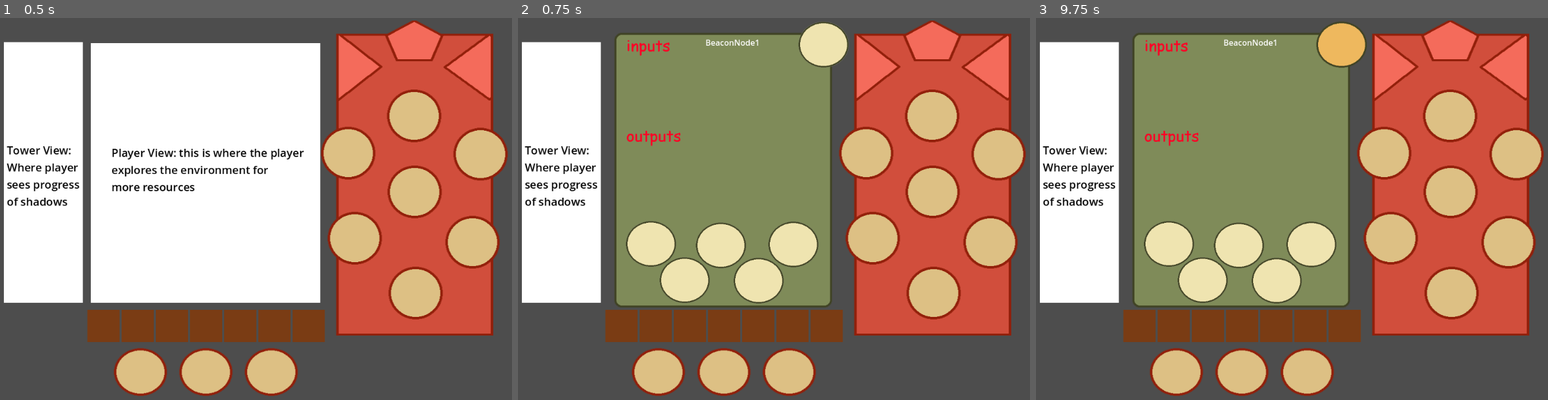
Above: before the commit, frames 1-3 (left to right).
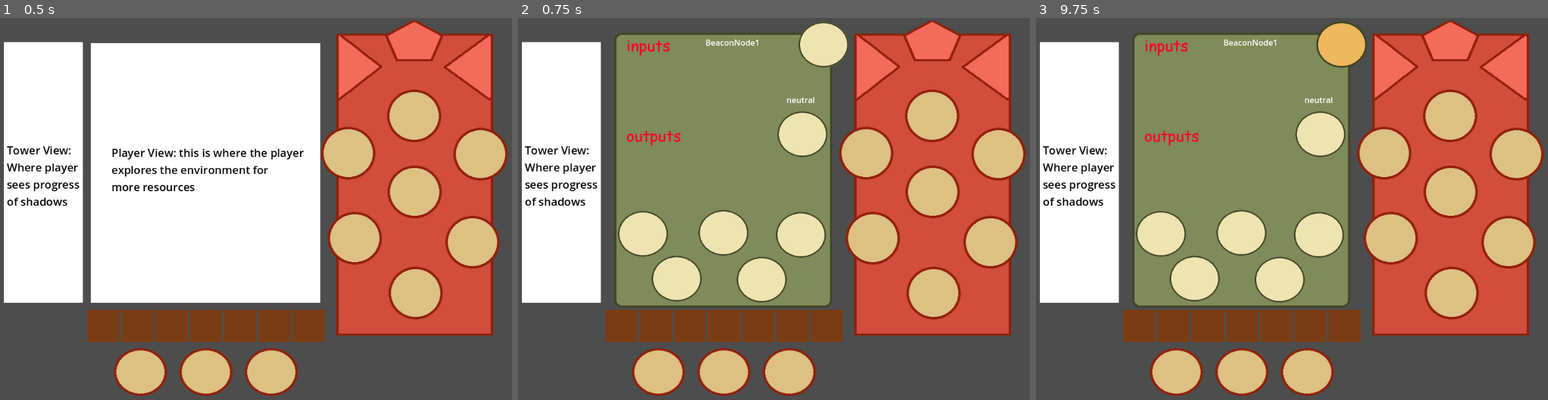
Above: after the commit, the same moments.

Repository: mccajd/Quintessential
Game: Godot game, scene res://Levels/beacon_puzzle_main.tscn
Two runs of this game, one before a commit and one after it. Both use one fixed random seed, a clock stepped at 60 frames per second and the inputs below.
Inputs (mouse positions are in pixels of both pictures, inside the frame that each line leads up to):
- Up to frame 1 (0.5 s): no input
- Up to frame 2 (0.75 s): tap Enter at 0.5 s; move the mouse to (932, 293) at 0.52 s; press the mouse at (932, 293) at 0.53 s
- Up to frame 3 (9.75 s): tap Space at 1.25, 2.75, 4.25 s; move the mouse to (1389, 235) at 1.27 s; release the mouse at (1389, 235) at 1.28 s; click (1389, 235) at 1.35 s; tap Enter at 2, 3.5 s; move the mouse to (1507, 239) at 2.02 s; press the mouse at (1507, 239) at 2.03 s; move the mouse to (1450, 189) at 2.77 s; release the mouse at (1450, 189) at 2.78 s; click (1450, 189) at 2.85 s; move the mouse to (1384, 151) at 3.52 s; press the mouse at (1384, 151) at 3.53 s; move the mouse to (1517, 151) at 4.27 s; release the mouse at (1517, 151) at 4.28 s; click (1517, 151) at 4.35 s; move the mouse to (1450, 113) at 5.02 s; press the mouse at (1450, 113) at 5.03 s; move the mouse to (1343, 44) at 5.77 s; release the mouse at (1343, 44) at 5.78 s; click (1343, 44) at 5.85 s; move the mouse to (1404, 193) at 6.52 s; press the mouse at (1404, 193) at 6.53 s; move the mouse to (1189, 231) at 7.27 s; release the mouse at (1189, 231) at 7.28 s; click (1189, 231) at 7.35 s; move the mouse to (1343, 124) at 8.02 s; press the mouse at (1343, 124) at 8.03 s; move the mouse to (1266, 289) at 8.77 s; release the mouse at (1266, 289) at 8.78 s; click (1266, 289) at 8.85 s; move the mouse to (1445, 270) at 9.52 s; press the mouse at (1445, 270) at 9.53 s

Frame 1 is identical in both runs. In frame 2, 3.8% of the frame differs, in the area x 19-61%, y 20-75%; in frame 3, 3.8%.

Commit message:
Add selected transformation based on current node

Diff:
--- a/Levels/beacon_puzzle_main.tscn
+++ b/Levels/beacon_puzzle_main.tscn
@@ -172,29 +172,43 @@
 offset_bottom = 48.0
 text = "none selected"
 
+[node name="SelectedTransformationLabel" type="Label" parent="MockUI/BeaconNodeView/BeaconNodeMenu"]
+offset_left = 331.0
+offset_top = 135.0
+offset_right = 439.0
+offset_bottom = 158.0
+text = "neutral
+"
+horizontal_alignment = 1
+vertical_alignment = 1
+
 [node name="ShowNodeMenuButton" parent="MockUI/BeaconNodeView/BeaconNodeMenu" instance=ExtResource("2_svd78")]
 position = Vector2(374, -18)
 script = SubResource("GDScript_vcol3")
 
 [node name="SolutionButton" parent="MockUI/BeaconNodeView/BeaconNodeMenu" instance=ExtResource("2_svd78")]
-position = Vector2(31, 378)
+position = Vector2(15, 358)
 transformation_type = "solution"
 
 [node name="DissolutionButton" parent="MockUI/BeaconNodeView/BeaconNodeMenu" instance=ExtResource("2_svd78")]
-position = Vector2(98, 450)
+position = Vector2(82, 447)
 transformation_type = "dissolution"
 
 [node name="AscensionButton" parent="MockUI/BeaconNodeView/BeaconNodeMenu" instance=ExtResource("2_svd78")]
-position = Vector2(170, 381)
+position = Vector2(175, 356)
 transformation_type = "ascension"
 
 [node name="SublimationButton" parent="MockUI/BeaconNodeView/BeaconNodeMenu" instance=ExtResource("2_svd78")]
-position = Vector2(245, 451)
+position = Vector2(251, 449)
 transformation_type = "sublimation"
 
 [node name="DistillationButton" parent="MockUI/BeaconNodeView/BeaconNodeMenu" instance=ExtResource("2_svd78")]
-position = Vector2(314, 379)
+position = Vector2(329, 360)
 transformation_type = "distillation"
+
+[node name="ClearButton" parent="MockUI/BeaconNodeView/BeaconNodeMenu" instance=ExtResource("2_svd78")]
+position = Vector2(332, 160)
+transformation_type = "neutral"
 
 [node name="TowerExteriorView" type="Node" parent="MockUI"]
 
@@ -225,3 +239,9 @@
 [connection signal="selected" from="BeaconTower/BeaconNode6" to="BeaconTower" method="_on_node_selected"]
 [connection signal="selected" from="BeaconTower/BeaconNode7" to="BeaconTower" method="_on_node_selected"]
 [connection signal="clicked" from="MockUI/BeaconNodeView/BeaconNodeMenu/ShowNodeMenuButton" to="MockUI/BeaconNodeView/BeaconNodeMenu/ShowNodeMenuButton" method="_on_clicked"]
+[connection signal="clicked" from="MockUI/BeaconNodeView/BeaconNodeMenu/SolutionButton" to="MockUI/BeaconNodeView/BeaconNodeMenu" method="_on_transformation_type_selected"]
+[connection signal="clicked" from="MockUI/BeaconNodeView/BeaconNodeMenu/DissolutionButton" to="MockUI/BeaconNodeView/BeaconNodeMenu" method="_on_transformation_type_selected"]
+[connection signal="clicked" from="MockUI/BeaconNodeView/BeaconNodeMenu/AscensionButton" to="MockUI/BeaconNodeView/BeaconNodeMenu" method="_on_transformation_type_selected"]
+[connection signal="clicked" from="MockUI/BeaconNodeView/BeaconNodeMenu/SublimationButton" to="MockUI/BeaconNodeView/BeaconNodeMenu" method="_on_transformation_type_selected"]
+[connection signal="clicked" from="MockUI/BeaconNodeView/BeaconNodeMenu/DistillationButton" to="MockUI/BeaconNodeView/BeaconNodeMenu" method="_on_transformation_type_selected"]
+[connection signal="clicked" from="MockUI/BeaconNodeView/BeaconNodeMenu/ClearButton" to="MockUI/BeaconNodeView/BeaconNodeMenu" method="_on_transformation_type_selected"]
--- a/Scripts/beacon_node.gd
+++ b/Scripts/beacon_node.gd
@@ -10,7 +10,7 @@
 
 var inputs: Array = []
 var outputs = []
-var selectedTransformation: String
+@export var selected_transformation: String = "neutral"
 var slottedItem: Item
 signal selected
 
@@ -40,6 +40,9 @@
 		$SlottedItemPreview.texture = null
 		return
 
+func set_transformation(type: String):
+	selected_transformation = type
+
 func _handle_button_logic():
 	if (!hovered): return
 
--- a/Scripts/beacon_node_menu.gd
+++ b/Scripts/beacon_node_menu.gd
@@ -9,9 +9,11 @@
 	input_pickable = false
 	playerView = get_parent().get_parent().get_node("PlayerView").get_children()
 
+func _process(delta):
+	get_node("SelectedNodeLabel").text = selected_node.name if selected_node else "none"
+	get_node("SelectedTransformationLabel").text = selected_node.selected_transformation if selected_node else "neutral"
+
 func _on_beacon_tower_node_selected(node: BeaconNode):
-	get_node("SelectedNodeLabel").text = node.name
-
 	# minor UX - clear the current node if selected again.
 	if (node == selected_node):
 		selected_node = null
@@ -26,3 +28,6 @@
 	visible = value
 	for child in playerView:
 		child.visible = !value
+
+func _on_transformation_type_selected(type: String):
+	selected_node.set_transformation(type)
